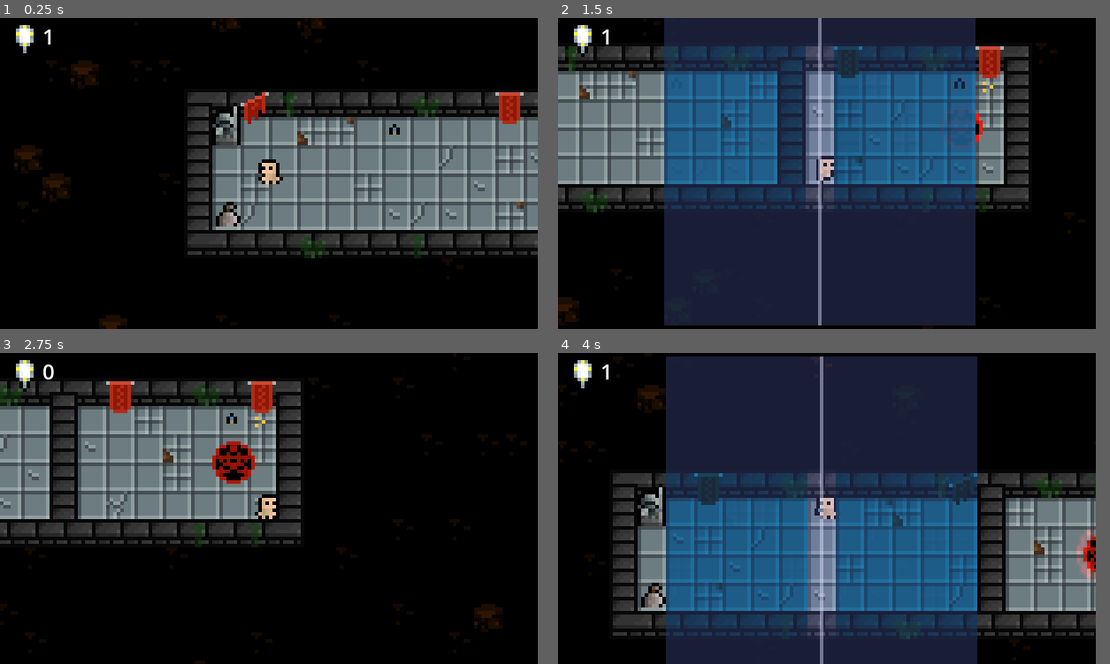
Above: before the commit, frames 1-4 (two rows, left to right).
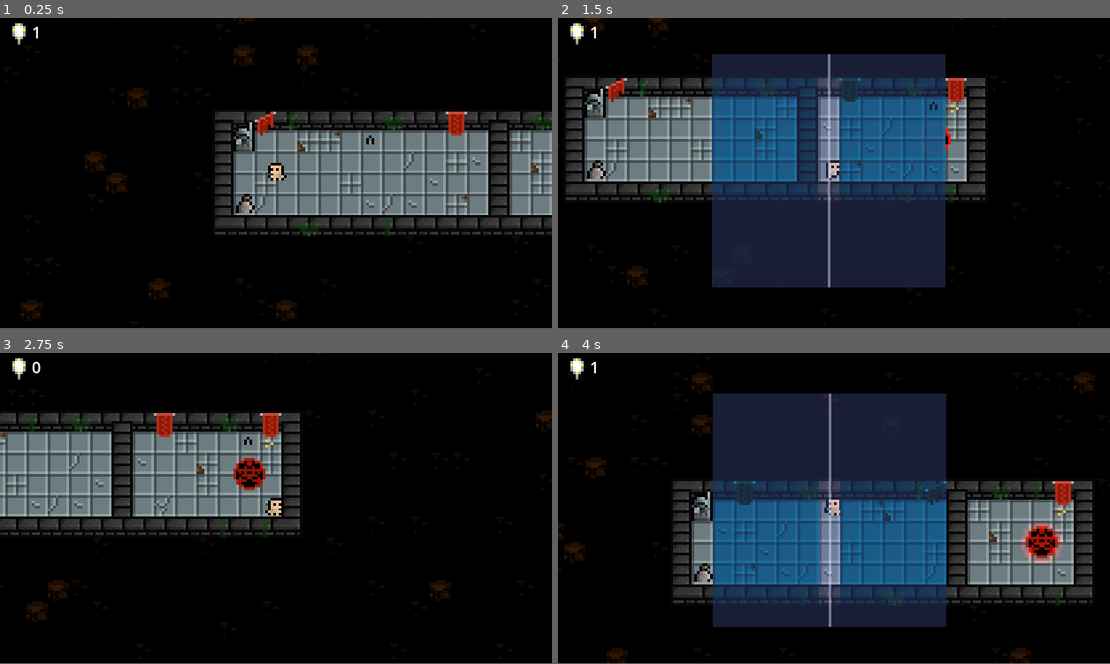
Above: after the commit, the same moments.

Repository: Medow3/Occulant
Game: Godot game, scene res://src/puzzle/puzzles/puzzle1.tscn
Two runs of this game, one before a commit and one after it. Both use one fixed random seed, a clock stepped at 60 frames per second and the inputs below.
Inputs (mouse positions are in pixels of both pictures, inside the frame that each line leads up to):
- Up to frame 1 (0.25 s): no input
- Up to frame 2 (1.5 s): tap Enter at 0.5 s; move the mouse to (944, 157) at 0.52 s; hold D (Right) 0.53-1.28 s; click (944, 157) at 0.6 s; move the mouse to (718, 189) at 1.27 s; hold S (Down) from 1.28 s (still down); tap E (Redo) at 1.35 s
- Up to frame 3 (2.75 s): move the mouse to (320, 440) at 2.02 s; release S (Down) at 2.03 s; hold D (Right) from 2.03 s (still down); tap Space (Reflect) at 2.1 s
- Up to frame 4 (4 s): move the mouse to (800, 570) at 2.77 s; release D (Right) at 2.78 s; hold W (Up) 2.78-3.53 s; tap Q (Undo) at 2.85 s; move the mouse to (988, 555) at 3.52 s; hold A (Left) from 3.53 s (still down); click (988, 555) at 3.6 s
In our replay, the window is 608x352 before the commit and 624x351 after it. These sizes can differ from the game's own. Grey fills any space a smaller window leaves; there, only what the larger window draws over its background counts as a difference.

The runs differ from the first frame. In frame 1, 27% of the frame differs, in the area x 2-100%, y 0-100%; in frame 2, 48%; in frame 3, 21%; in frame 4, 50%, in the area x 0-98%, y 1-100%.

Commit message:
Zoom out a bit

Diff:
--- a/project.godot
+++ b/project.godot
@@ -23,8 +23,8 @@
 
 [display]
 
-window/size/viewport_width=152
-window/size/viewport_height=88
+window/size/viewport_width=208
+window/size/viewport_height=117
 window/size/mode=2
 window/stretch/mode="canvas_items"
 
--- a/src/player/player.gd
+++ b/src/player/player.gd
@@ -24,8 +24,8 @@
 var click_reflecting: bool = false
 
 func _ready() -> void:
-	var min_alpha: float = 0.7
-	var max_alpha: float = 0.95
+	var min_alpha: float = 0.8
+	var max_alpha: float = 1
 	var length: float = 0.6
 	var delay: float = 0.05
 	#var tween: Tween = create_tween().set_loops().set_ease(Tween.EASE_IN_OUT).set_trans(Tween.TRANS_SINE)
